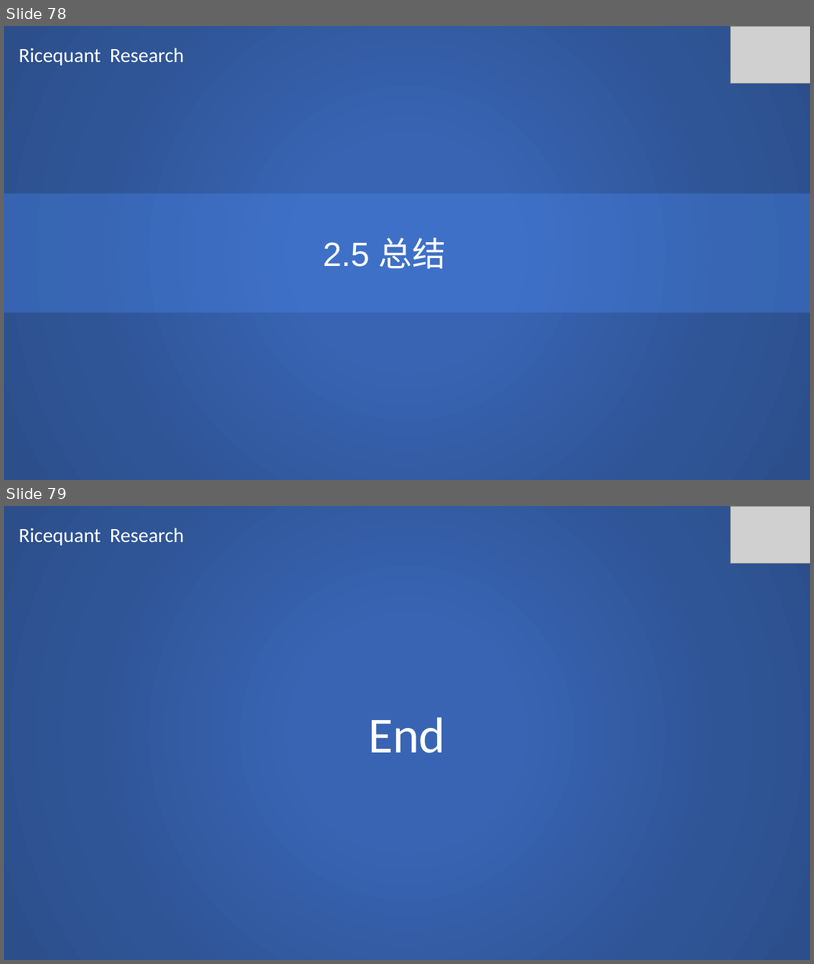
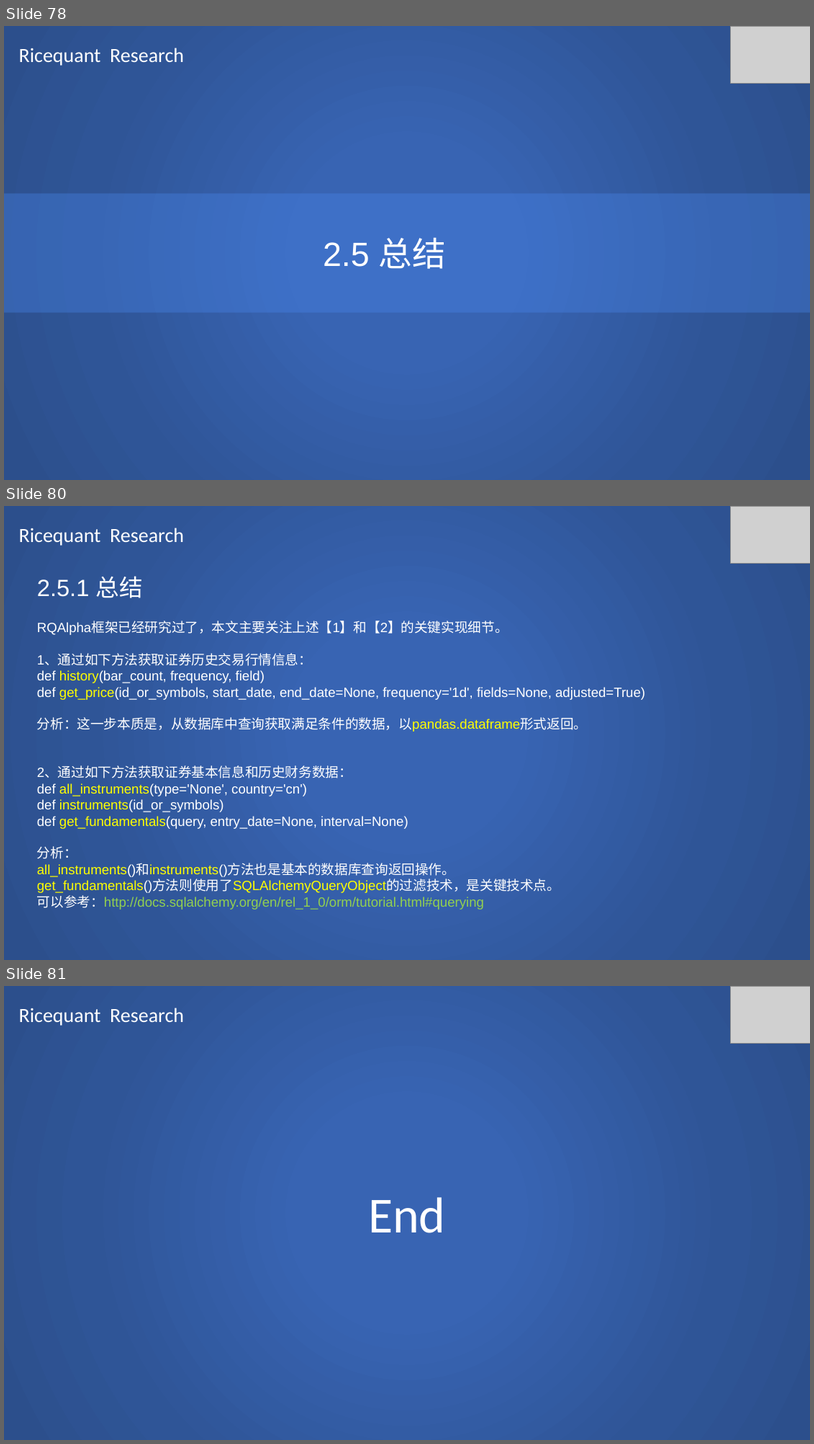
Before and after one commit to SCITLAS/Stellar, a slide deck: Stellar_0.1/documents/rice_quant_research.pptx. Shown one above the other, each under a label of ours: slides 78 and 79 before the commit, slides 78, 80 and 81 after it; the slides between them are not shown. The pictures are 814x964 and 814x1444 pixels, drawn with LibreOffice and Linux fonts; fonts in the diff are those of the drawing; grey boxes stand for pictures. Boxes give left, top, right and bottom in pixels: in the first picture for what was removed or moved away, otherwise in the second. Text is boxed around its words. In the diff, an @@ line names an element or a change of style, - is before the commit and + after.

Commit message:
Ricequant research done.

```diff
--- a/Stellar_0.1/documents/rice_quant_research.pptx
+++ b/Stellar_0.1/documents/rice_quant_research.pptx
@@ slide 80 added at (4,506,810,960), background #FFFFFF @@
@@ rectangle added at (4,506,810,960), fill gradient #3864B3 to #2F5597 to #2C4F8C @@
@@ picture added at (730,506,810,563) @@
@@ text added at (19,528,184,546), 24 pt, text #FFFFFF @@
+Ricequant Research
@@ text added at (37,576,646,909), 16 pt, text #FFFFFF @@
+2.5.1 总结
+RQAlpha框架已经研究过了，本文主要关注上述【1】和【2】的关键实现细节。
+1、通过如下方法获取证券历史交易行情信息：
+def history(bar_count, frequency, field)
+def get_price(id_or_symbols, start_date, end_date=None, frequency='1d', fields=None, adjusted=True)
+分析：这一步本质是，从数据库中查询获取满足条件的数据，以pandas.dataframe形式返回。
+2、通过如下方法获取证券基本信息和历史财务数据：
+def all_instruments(type='None', country='cn')
+def instruments(id_or_symbols)
+def get_fundamentals(query, entry_date=None, interval=None)
+分析：
+all_instruments()和instruments()方法也是基本的数据库查询返回操作。
+get_fundamentals()方法则使用了SQLAlchemyQueryObject的过滤技术，是关键技术点。
+可以参考：http://docs.sqlalchemy.org/en/rel_1_0/orm/tutorial.html#querying
@@ what was slide 79 is now slide 81 @@
```
Also in this commit, not shown: 3 slides changed, 1 other slide added.
